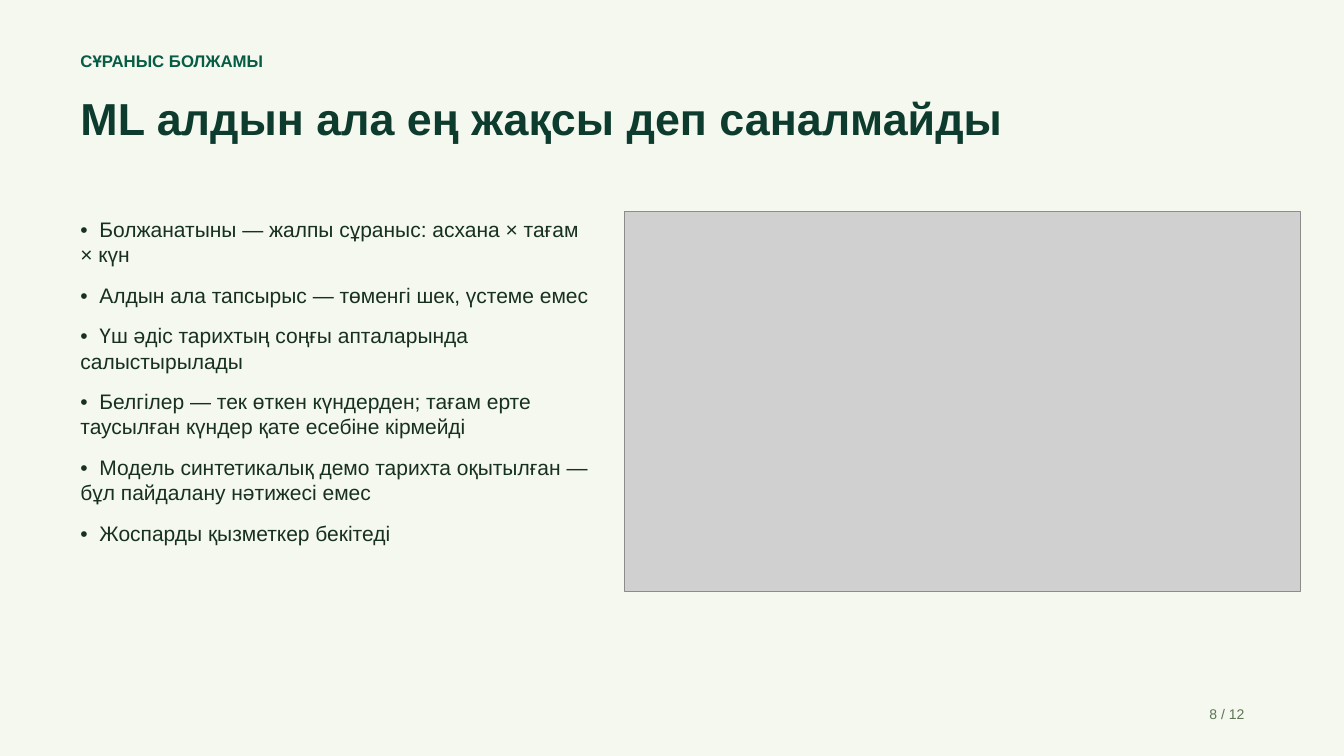
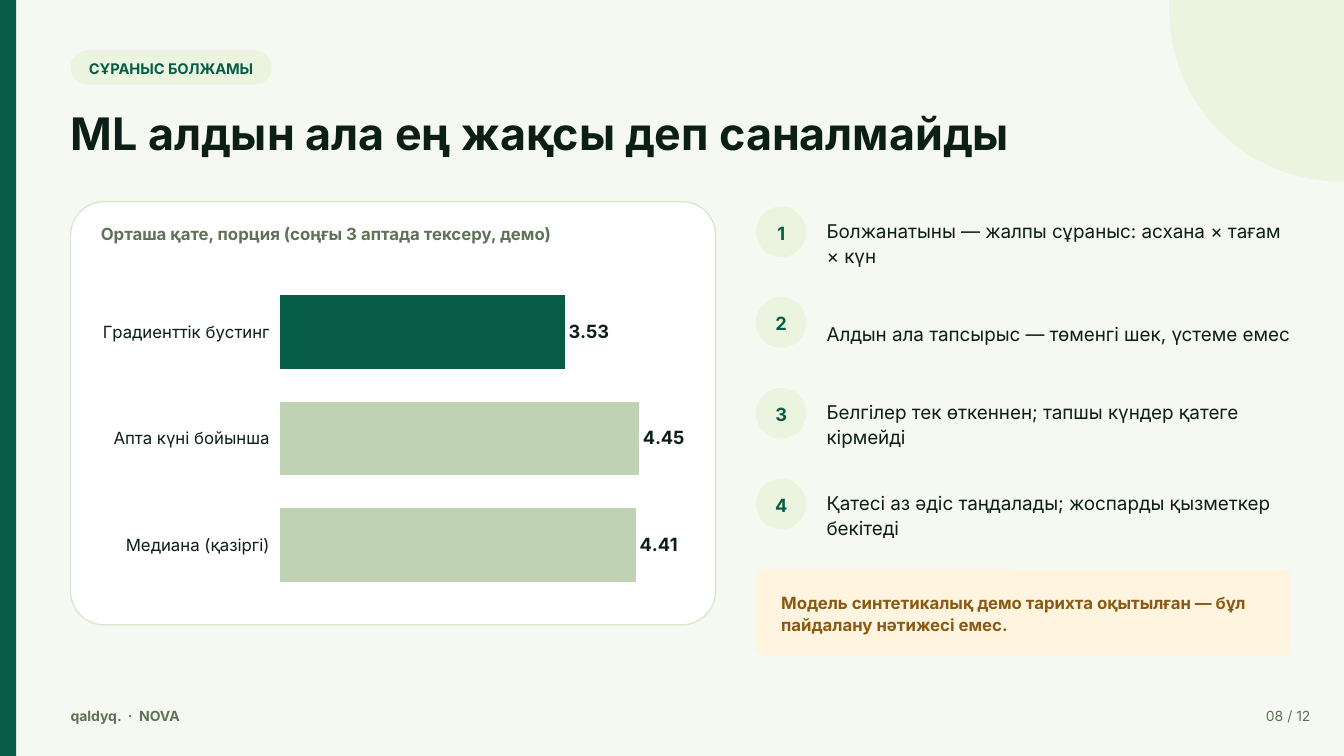
Before and after one commit to zharkynulydaniyar-lab/NOVA_QALDYQ, a slide deck: slide 8 of docs/presentation/Qaldyq-NOVA-kk.pptx. Drawn at 1344x756 pixels with LibreOffice and Linux fonts; fonts in the diff are those of the drawing; grey boxes stand for pictures. Boxes give left, top, right and bottom in pixels: in the first picture for what was removed or moved away, otherwise in the second. Text is boxed around its words. In the diff, an @@ line names an element or a change of style, - is before the commit and + after.

```diff
--- a/docs/presentation/Qaldyq-NOVA-kk.pptx
+++ b/docs/presentation/Qaldyq-NOVA-kk.pptx
@@ background #F4F8EE to #F6F9F1 @@
@@ rectangle added at bbox=[0, 0, 16, 756], fill #075C46 @@
@@ ellipse added at bbox=[1170, 0, 1344, 181], fill #EAF4DE @@
@@ text "СҰРАНЫС БОЛЖАМЫ" at bbox=[89, 63, 253, 74]: size 12 to 10.5 pt, font Arial to Inter; alignment left to centre; line spacing 1 to 1.1; less space between paragraphs; vertical alignment top to middle @@
@@ rounded rectangle added at bbox=[71, 50, 272, 85], fill #EAF4DE @@
@@ text "ML алдын ала ең жақсы ...": place and size @@
-text "ML алдын ала ең жақсы ..." at bbox=[80, 101, 1002, 144]
+text "ML алдын ала ең жақсы ..." at bbox=[71, 115, 1009, 157]
@@ text "ML алдын ала ең жақсы ..." at bbox=[71, 115, 1009, 157]: font Arial to Inter, text colour #0D3B2E to #0B1F17; line spacing 1 to 1.1; less space between paragraphs @@
@@ rounded rectangle added at bbox=[71, 202, 716, 625], fill #FFFFFF, outline #DCE7D2 1 pt @@
@@ ellipse added at bbox=[756, 207, 807, 257], fill #EAF4DE @@
@@ text removed at bbox=[80, 222, 588, 545] @@
-• Болжанатыны — жалпы сұраныс: асхана × тағам × күн
-• Алдын ала тапсырыс — төменгі шек, үстеме емес
-• Үш әдіс тарихтың соңғы апталарында салыстырылады
-• Белгілер — тек өткен күндерден; тағам ерте таусылған күндер қате есебіне кірмейді
-• Модель синтетикалық демо тарихта оқытылған — бұл пайдалану нәтижесі емес
-• Жоспарды қызметкер бекітеді
@@ text added at bbox=[101, 227, 551, 244], 12 pt, text #5E7255, bold @@
+Орташа қате, порция (соңғы 3 аптада тексеру, демо)
@@ picture removed at bbox=[625, 212, 1301, 592] @@
@@ text added at bbox=[777, 226, 785, 240], 13 pt, text #075C46, bold @@
+1
@@ text added at bbox=[827, 224, 1281, 267], 13.5 pt, text #0B1F17 @@
+Болжанатыны — жалпы сұраныс: асхана × тағам × күн
@@ bar chart added at bbox=[91, 272, 696, 605] @@
+categories: Медиана (қазіргі), Апта күні бойынша, Градиенттік бустинг
+Series 1: 4.41, 4.45, 3.53
@@ ellipse added at bbox=[756, 297, 807, 348], fill #EAF4DE @@
@@ text added at bbox=[775, 316, 786, 330], 13 pt, text #075C46, bold @@
+2
@@ text added at bbox=[827, 327, 1290, 345], 13.5 pt, text #0B1F17 @@
+Алдын ала тапсырыс — төменгі шек, үстеме емес
@@ ellipse added at bbox=[756, 388, 807, 439], fill #EAF4DE @@
@@ text added at bbox=[775, 407, 787, 421], 13 pt, text #075C46, bold @@
+3
@@ text added at bbox=[827, 405, 1238, 448], 13.5 pt, text #0B1F17 @@
+Белгілер тек өткеннен; тапшы күндер қатеге кірмейді
@@ ellipse added at bbox=[756, 479, 807, 529], fill #EAF4DE @@
@@ text added at bbox=[775, 498, 787, 512], 13 pt, text #075C46, bold @@
+4
@@ text added at bbox=[827, 496, 1270, 538], 13.5 pt, text #0B1F17 @@
+Қатесі аз әдіс таңдалады; жоспарды қызметкер бекітеді
@@ rounded rectangle added at bbox=[756, 570, 1291, 655], fill #FFF4E0 @@
@@ text added at bbox=[781, 596, 1246, 635], 12 pt, text #8A5A12, bold @@
+Модель синтетикалық демо тарихта оқытылған — бұл пайдалану нәтижесі емес.
@@ text added at bbox=[71, 711, 180, 724], 10 pt, text #5E7255, bold @@
+qaldyq. · NOVA
@@ text at bbox=[1266, 710, 1310, 721]: text changed; font Arial to Inter; text colour #5F7355 to #5E7255 @@
-8 / 12
+08 / 12
```
Also in this commit, not shown: 7 other slides changed, 4 slides added, 4 slides removed, 8 other files.
